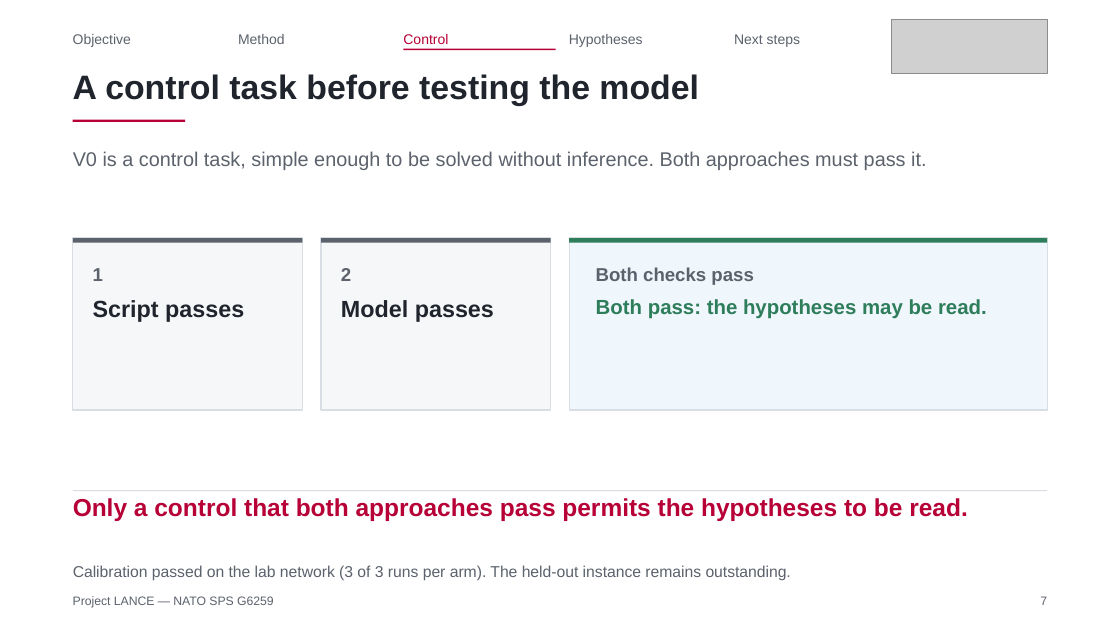
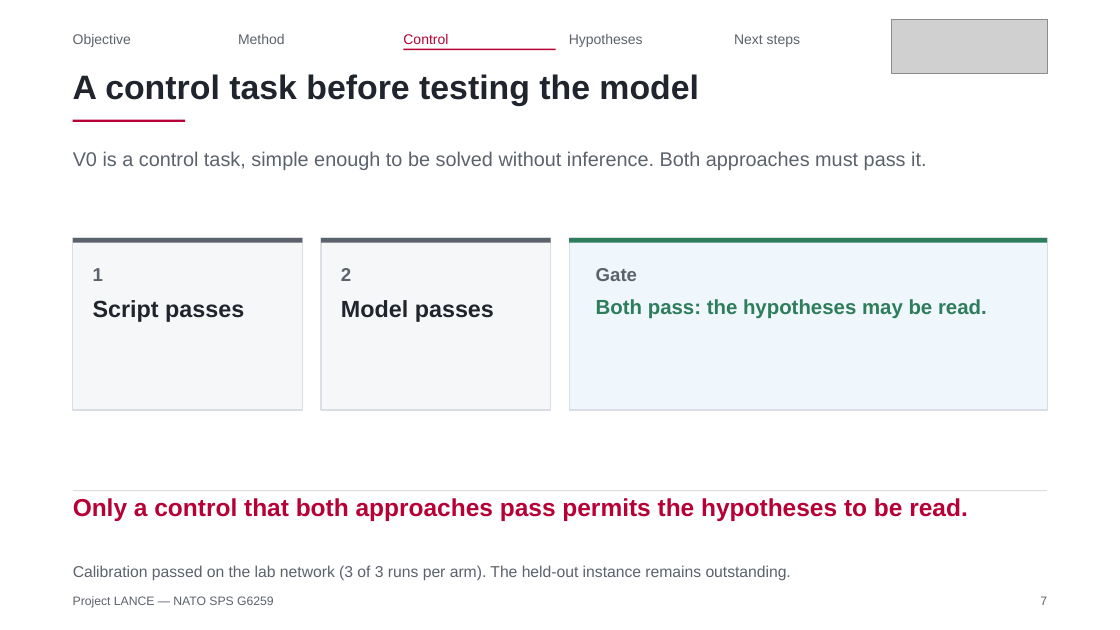
Before and after one commit to Tanguyvans/LANCE, a slide deck: slide 7 of objectifs/presentation-2026-10-23/slides.pptx. Drawn at 1120x630 pixels with LibreOffice and Linux fonts; fonts in the diff are those of the drawing; grey boxes stand for pictures. Boxes give left, top, right and bottom in pixels: in the first picture for what was removed or moved away, otherwise in the second. Text is boxed around its words. In the diff, an @@ line names an element or a change of style, - is before the commit and + after.

```diff
--- a/objectifs/presentation-2026-10-23/slides.pptx
+++ b/objectifs/presentation-2026-10-23/slides.pptx
@@ text at (x1=596, y1=268, x2=637, y2=281): text changed @@
-Both checks pass
+Gate
```
Also in this commit, not shown: 3 other slides changed, 3 other files.
